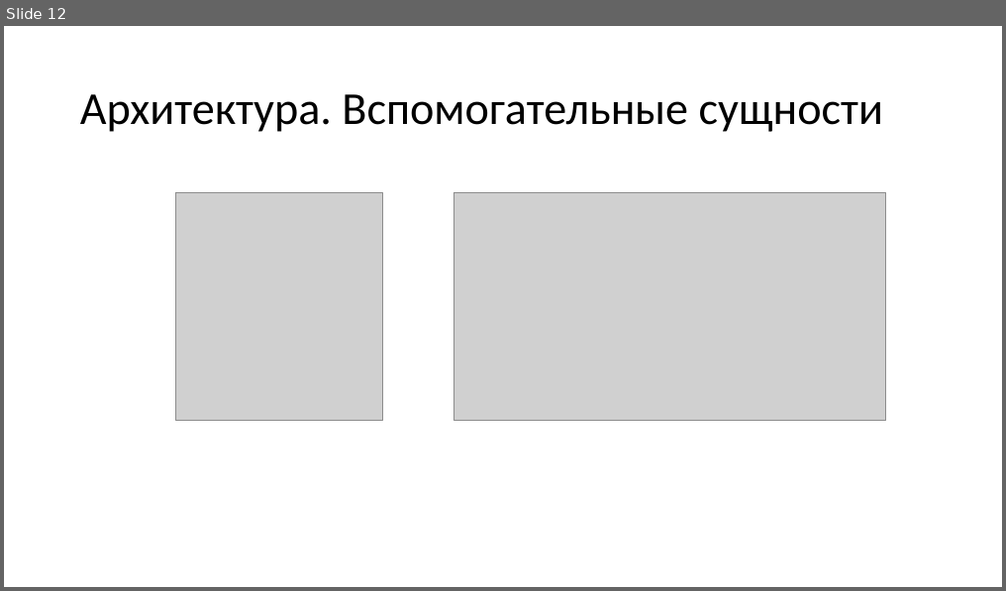
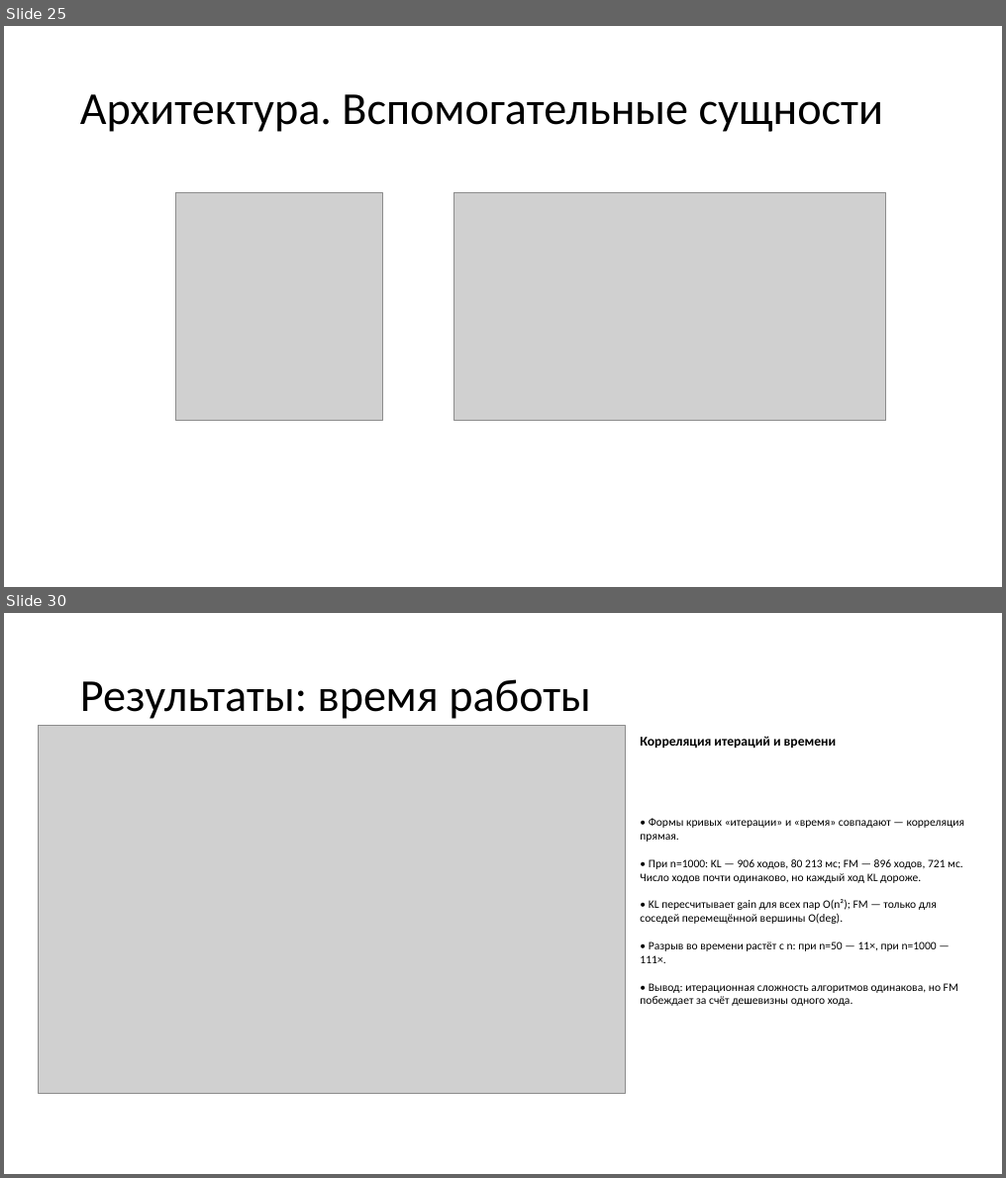
Before and after one commit to Sergho/circuits, a slide deck: presentation/presentation.pptx. Shown one above the other, each under a label of ours: slide 12 before the commit, slides 25 and 30 after it; the slides between them are not shown. The pictures are 1006x591 and 1006x1178 pixels, drawn with LibreOffice and Linux fonts; fonts in the diff are those of the drawing; grey boxes stand for pictures. Boxes give left, top, right and bottom in pixels: in the first picture for what was removed or moved away, otherwise in the second. Text is boxed around its words. In the diff, an @@ line names an element or a change of style, - is before the commit and + after.

```diff
--- a/presentation/presentation.pptx
+++ b/presentation/presentation.pptx
@@ slide 30 added at (4,613,1002,1174), background #FFFFFF @@
@@ title added at (80,679,591,719), 44 pt, text #000000 @@
+Результаты: время работы
@@ picture added at (39,726,626,1094) @@
@@ text added at (640,736,836,749), 13 pt, text #000000, bold @@
+Корреляция итераций и времени
@@ text added at (640,818,964,1006), 11 pt, text #000000 @@
+• Формы кривых «итерации» и «время» совпадают — корреляция прямая.
+• При n=1000: KL — 906 ходов, 80 213 мс; FM — 896 ходов, 721 мс. Число ходов почти одинаково, но каждый ход KL дороже.
+• KL пересчитывает gain для всех пар O(n²); FM — только для соседей перемещённой вершины O(deg).
+• Разрыв во времени растёт с n: при n=50 — 11×, при n=1000 — 111×.
+• Вывод: итерационная сложность алгоритмов одинакова, но FM побеждает за счёт дешевизны одного хода.
@@ what was slide 12 is now slide 25 @@
```
Also in this commit, not shown: 7 slides changed, 9 other slides added, 2 slides removed.
